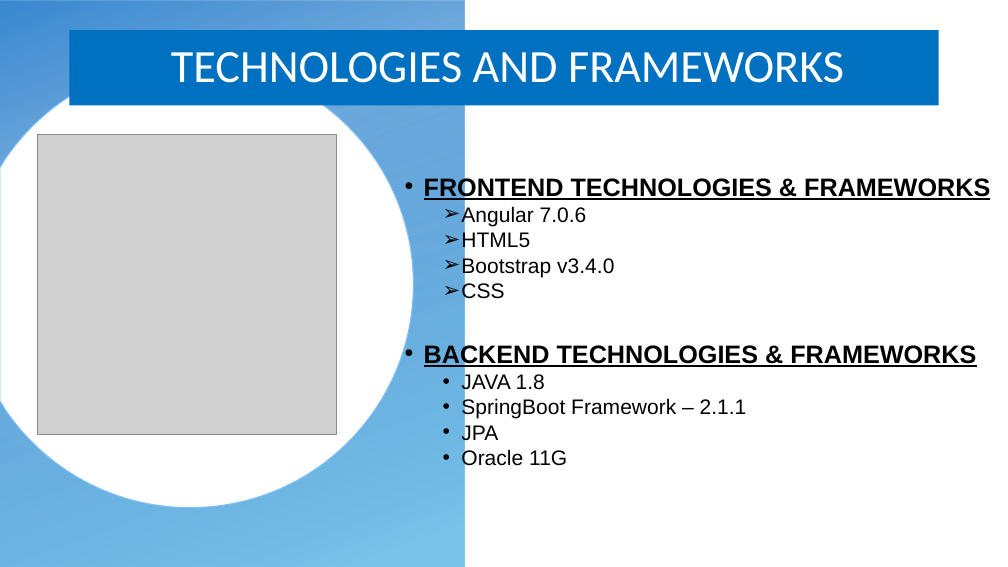
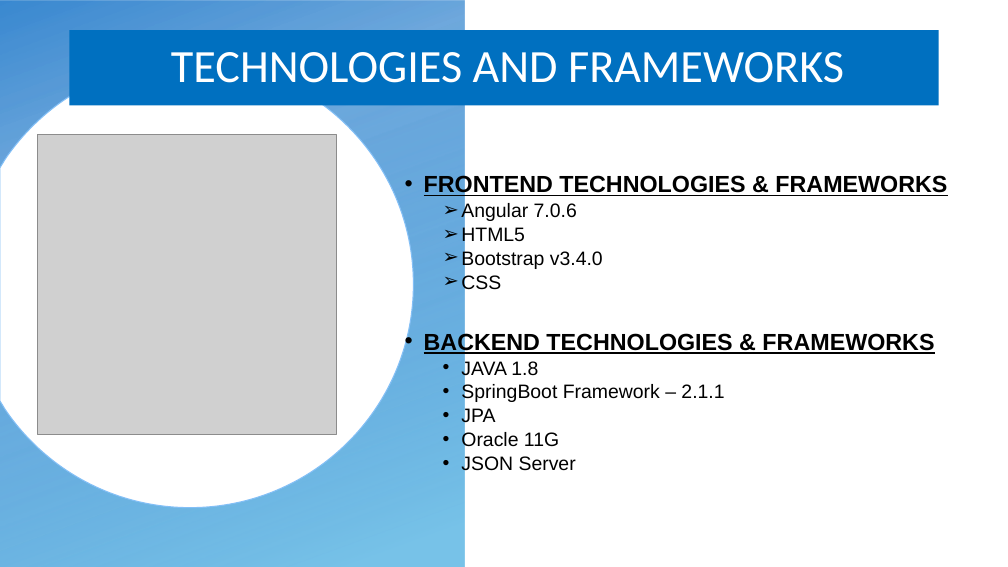
Before and after one commit to NehaDawda/Final_Project, a slide deck: slide 14 of Diagrams/JP-Project-Group3_Loan_Management_System_PPT_Final_Updated.pptx (slide 13 before the commit). Drawn at 1008x567 pixels with LibreOffice and Linux fonts; fonts in the diff are those of the drawing; grey boxes stand for pictures; background and template pictures are left out. Boxes give left, top, right and bottom in pixels: in the first picture for what was removed or moved away, otherwise in the second. Text is boxed around its words. In the diff, an @@ line names an element or a change of style, - is before the commit and + after.

```diff
--- a/Diagrams/JP-Project-Group3_Loan_Management_System_PPT_Final_Updated.pptx
+++ b/Diagrams/JP-Project-Group3_Loan_Management_System_PPT_Final_Updated.pptx
@@ text at <box>424,174,947,451</box>: size 24 to 22.2 pt in "FRONTEND TECHNOLOGIES & FRAMEWORKS", "BACKEND TECHNOLOGIES & FRAMEWORKS"; size 20 to 18.5 pt in "Angular 7.0.6", "HTML5", "Bootstrap v3.4.0", "CSS" and 4 more places @@
@@ text at <box>461,455,576,475</box>: paragraph added @@
+  • JSON Server
```
Also in this commit, not shown: 7 other slides changed, 2 slides added, 2 slides removed.
